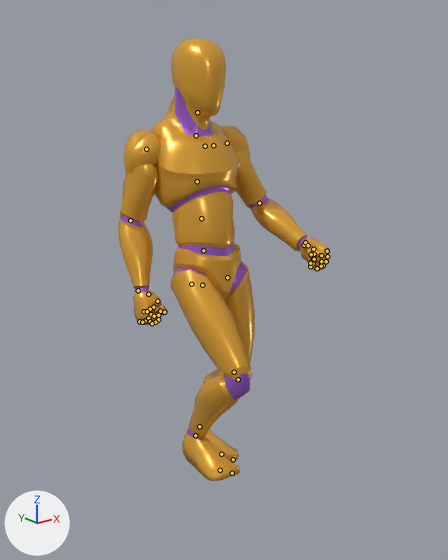
Renders of the glTF model apps/web/public/models/anim-library.glb from each side of a commit.
One viewpoint serves both versions: a 50 mm lens placed at (-1.411, -1.825, 1.588), pointed at (-0.023, -0.09, 0.894). Lighting does not change. The marker at lower left points along +X, +Y and +Z. The picture after the commit comes second. Both versions are drawn at frame 0 of the action 'Rig|Walk_Back_Loop'; the numbers are the values there. The bones that change, and the others that lie on the model, are drawn over the model as lines.

Objects in the first picture: 'Mannequin'.
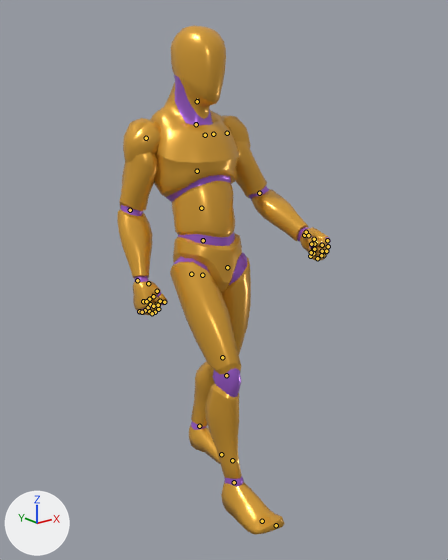
The edits, one by one:
Bone 'pelvis' (bone_pelvis) moves from (-0.00019, -0.00075, 0.0002) to (-0.00019, -0.00037, 0.0001).
Bone 'thigh_l' (bone_thigh_l) turns from (9, 0, -3) to (19, 0, -3) degrees about its own x, y and z.
Bone 'calf_l' (bone_calf_l) turns from (34, 0, 0) to (13, 0, 0) degrees about its own x, y and z.
Bone 'foot_l' (bone_foot_l) turns from (-38, 2, 2) to (-25, 1, 2) degrees about its own x, y and z.
Bone 'thigh_r' (bone_thigh_r) turns from (-28, 0, -2) to (-17, 0, -2) degrees about its own x, y and z.
Bone 'calf_r' (bone_calf_r) turns from (75, 0, 0) to (20, 0, 0) degrees about its own x, y and z.
Bone 'foot_r' (bone_foot_r) turns from (-34, 3, -3) to (10, 4, 0) degrees about its own x, y and z.

Where the change shows, as pixel boxes (x1, y1, x2, y2) in the pictures (448 x 560 px):
'Mannequin', posed (15% taller)
    before: (118, 38, 330, 481)
    after: (117, 25, 330, 534)
bone 'pelvis', root to tip
    before: (202, 285) to (202, 282)
    after: (202, 275) to (202, 273)
bone 'thigh_l', root to tip
    before: (227, 277) to (227, 278)
    after: (227, 267) to (227, 268)
bone 'calf_l', root to tip
    before: (234, 372) to (233, 372)
    after: (222, 357) to (222, 358)
bone 'foot_l', root to tip
    before: (199, 426) to (200, 427)
    after: (199, 426) to (200, 426)
bone 'thigh_r', root to tip
    before: (191, 284) to (192, 285)
    after: (191, 274) to (192, 275)
bone 'calf_r', root to tip
    before: (238, 379) to (237, 380)
    after: (226, 375) to (226, 376)
bone 'foot_r', root to tip
    before: (195, 435) to (196, 436)
    after: (234, 482) to (235, 483)
